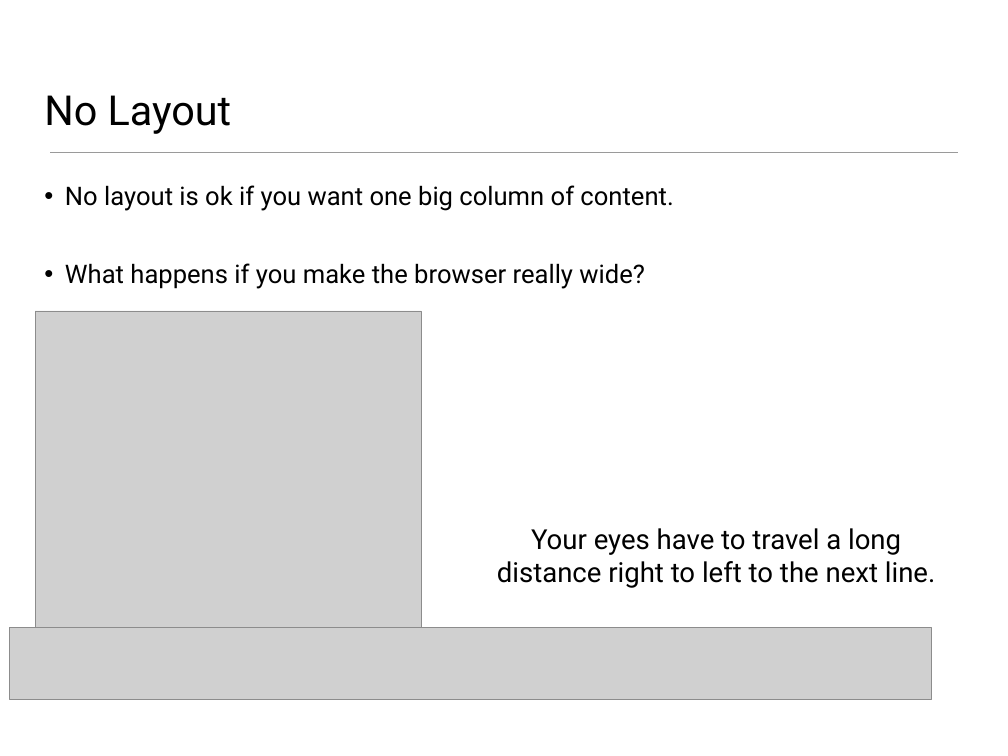
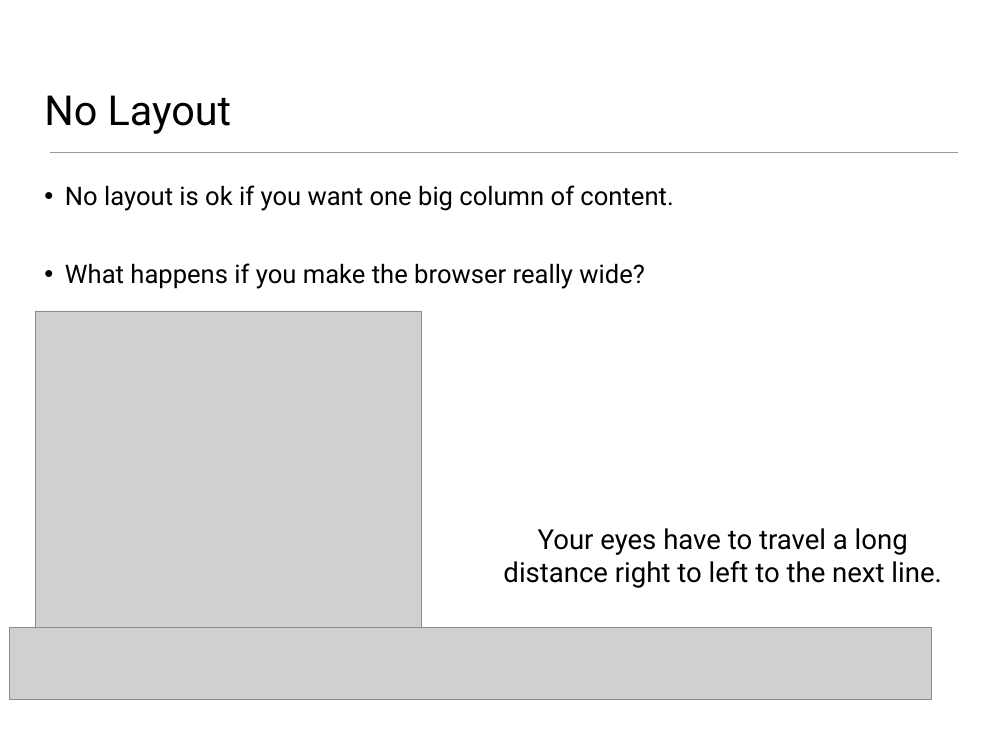
Before and after one commit to wit-web-dev-2015/web-dev-1, a slide deck: slide 4 of topic06/talk-1/a-css-layout-part1.pptx. Drawn at 1008x756 pixels with LibreOffice and Linux fonts; fonts in the diff are those of the drawing; grey boxes stand for pictures. Boxes give left, top, right and bottom in pixels: in the first picture for what was removed or moved away, otherwise in the second. Text is boxed around its words. In the diff, an @@ line names an element or a change of style, - is before the commit and + after.

Commit message:
slide layout update

```diff
--- a/topic06/talk-1/a-css-layout-part1.pptx
+++ b/topic06/talk-1/a-css-layout-part1.pptx
@@ text "Your eyes have to travel ...": place and size @@
-text "Your eyes have to travel ..." at (497, 528, 935, 588)
+text "Your eyes have to travel ..." at (503, 528, 941, 588)
```
Also in this commit, not shown: 12 other slides changed, 1 slide added, 16 other files.
